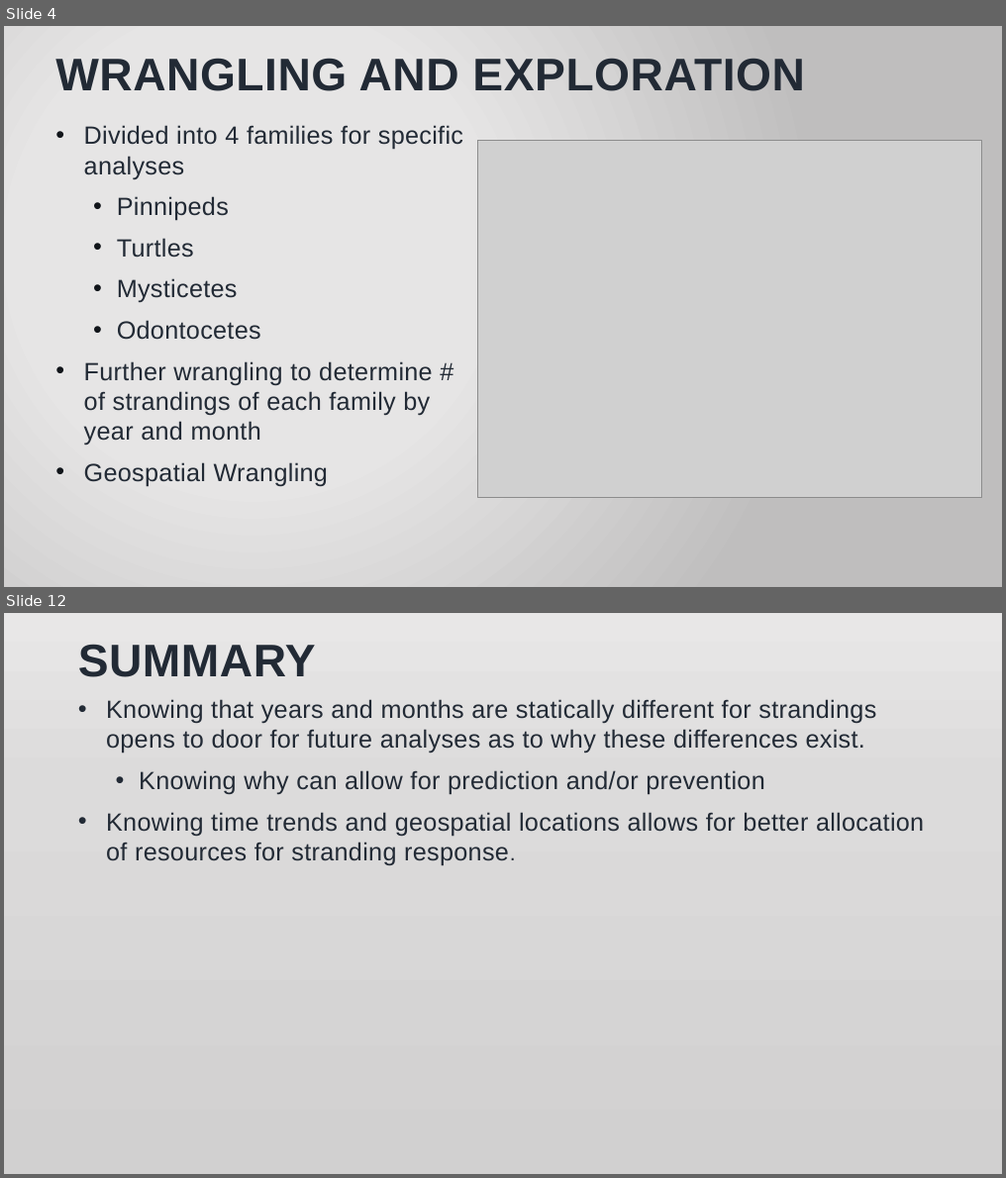
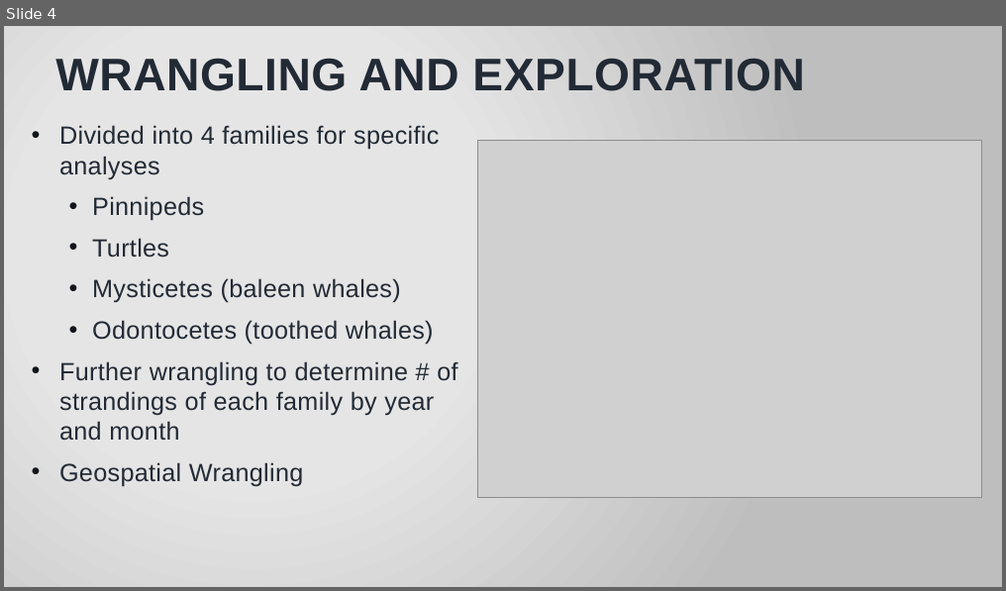
Before and after one commit to jmeza32/MezaFidalgo_Ozog_Pepper_ENV872_EDA_FinalProject, a slide deck: Output/Stranding Data Analysis.pptx. Shown one above the other, each under a label of ours: slides 4 and 12 before the commit, slide 4 after it; the slides between them are not shown. The pictures are 1006x1178 and 1006x591 pixels, drawn with LibreOffice and Linux fonts; fonts in the diff are those of the drawing; grey boxes stand for pictures; background and template pictures are left out. Boxes give left, top, right and bottom in pixels: in the first picture for what was removed or moved away, otherwise in the second. Text is boxed around its words. In the diff, an @@ line names an element or a change of style, - is before the commit and + after.

Commit message:
editing data, results, and summary slides

```diff
--- a/Output/Stranding Data Analysis.pptx
+++ b/Output/Stranding Data Analysis.pptx
@@ slide 12 removed at bbox=[4, 613, 1002, 1174], background picture (left out) @@
@@ title removed at bbox=[78, 644, 316, 677] @@
-SUMMARY
@@ text removed at bbox=[106, 699, 924, 866] @@
-• Knowing that years and months are statically different for strandings opens to door for future analyses as to why these differences exist.
-  • Knowing why can allow for prediction and/or prevention
-• Knowing time trends and geospatial locations allows for better allocation of resources for stranding response.
@@ slide 4 changed as well @@
@@ text "Divided into 4 families for ...": place and size @@
-text "Divided into 4 families for ..." at bbox=[84, 125, 463, 486]
+text "Divided into 4 families for ..." at bbox=[59, 125, 457, 486]
@@ text at bbox=[92, 278, 434, 345]: text changed @@
-  • Mysticetes
-  • Odontocetes
+  • Mysticetes (baleen whales)
+  • Odontocetes (toothed whales)
```
Also in this commit, not shown: 4 other slides changed, 6 slides added, 6 other slides removed.
